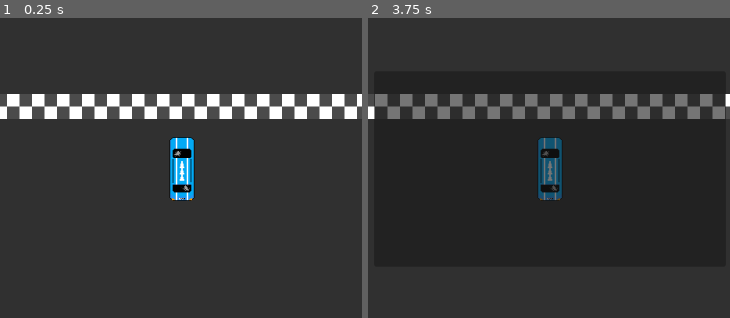
Above: before the commit, frames 1-2 (left to right).
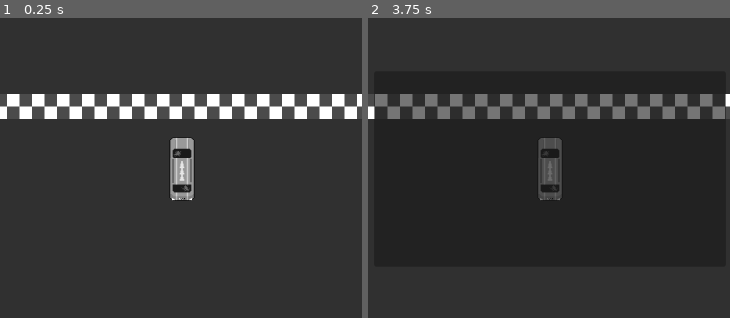
Above: after the commit, the same moments.

Repository: Tab-e-n/web-racing-game
Game: Godot game, scene res://gameplay.tscn
Two runs of this game, one before a commit and one after it. Both use one fixed random seed, a clock stepped at 60 frames per second and the inputs below. This scene is started directly instead of the project's main scene.
Inputs:
- Up to frame 1 (0.25 s): no input
- Up to frame 2 (3.75 s): tap Enter at 0.5, 2, 3.5 s; hold Right (right) 0.53-1.28 s; hold Shift (shift) 0.53-1.28 s; tap Space at 1.25, 2.75 s; hold Down (down) 1.28-2.03 s; tap Tab at 1.35 s; hold Right (right) 2.03-2.78 s; hold Delete 2.03-2.78 s; hold Up (up) 2.78-3.53 s; tap Shift (shift) at 2.85 s; hold Left (left) from 3.53 s (still down); hold Tab from 3.53 s (still down)
The pictures show only the part of the screen within x 20-70%, y 25-75%; the shares and areas given below are measured in that part.

The runs differ from the first frame. In frame 1, 1.3% of the frame differs, in the area x 46-54%, y 39-61%; in frame 2, 1.0%.
Error in both runs: Invalid access to property or key '1' on a base object of type 'Dictionary'. (res://Scripts/camera.gd:27)

Commit message:
Palettes

Diff:
--- a/Objects/racecar.tscn
+++ b/Objects/racecar.tscn
@@ -1,8 +1,15 @@
-[gd_scene load_steps=5 format=3 uid="uid://dq4jcgjndycyl"]
+[gd_scene load_steps=7 format=3 uid="uid://dq4jcgjndycyl"]
 
 [ext_resource type="Script" path="res://Scripts/racecar.gd" id="1_xv4uw"]
-[ext_resource type="Texture2D" uid="uid://bys5jfqcu8v27" path="res://Textures/placeholder_car_2.png" id="2_1ko0k"]
 [ext_resource type="Texture2D" uid="uid://doxnw8vkcqiag" path="res://Textures/debug_vector.png" id="2_4oll1"]
+[ext_resource type="Shader" path="res://Scripts/palette_replacer.gdshader" id="2_ae73i"]
+[ext_resource type="Texture2D" uid="uid://br0nljrw10p7m" path="res://Textures/placeholder_car_3.png" id="2_uy5j3"]
+
+[sub_resource type="ShaderMaterial" id="ShaderMaterial_y4ctw"]
+shader = ExtResource("2_ae73i")
+shader_parameter/active = true
+shader_parameter/palette = null
+shader_parameter/dim = Vector3(1, 1, 1)
 
 [sub_resource type="RectangleShape2D" id="RectangleShape2D_1j6se"]
 size = Vector2(32, 80)
@@ -12,7 +19,8 @@
 script = ExtResource("1_xv4uw")
 
 [node name="placeholder" type="Sprite2D" parent="."]
-texture = ExtResource("2_1ko0k")
+material = SubResource("ShaderMaterial_y4ctw")
+texture = ExtResource("2_uy5j3")
 
 [node name="collision" type="CollisionShape2D" parent="."]
 shape = SubResource("RectangleShape2D_1j6se")
--- a/Scripts/Netcode.gd
+++ b/Scripts/Netcode.gd
@@ -69,6 +69,9 @@
 	vote_options = ["test_scene", "test_scene", "test_scene", "test_scene"]
 	gameplay_active = false
 
+	# TEMPORARY
+	player_info["palette"] = randi_range(0, 3)
+
 func _ready():
 	reset()
 	multiplayer.peer_connected.connect(_on_player_connected)
--- /dev/null
+++ b/Scripts/Palettes.gd
@@ -0,0 +1,98 @@
+@tool
+class_name Palettes
+extends Node
+
+enum {PALETTE_CLASSIC, PALETTE_PINK, PALETTE_ICE, PALETTE_GRAYSCALE}
+
+const PALETTES : Dictionary = {
+	PALETTE_CLASSIC : [
+		Color(0, 0, 0, 1),
+		Color(0.0824, 0.0824, 0.0824, 1),
+		Color(0.4039, 0.4039, 0.4039, 1),
+		Color(0.5451, 0.5451, 0.5451, 1),
+		Color(0.6196, 0.6196, 0.6196, 1),
+		Color(0.1294, 0.5882, 0.9529, 1),
+		Color(0.0118, 0.6627, 0.9569, 1),
+		Color(1, 0.9216, 0.9333, 1),
+		Color(1, 1, 1, 1),
+		Color(1, 1, 1, 1),
+		Color(1, 0.5961, 0, 1)
+	],
+	PALETTE_GRAYSCALE : [
+		Color(0, 0, 0, 1),
+		Color(0.102, 0.102, 0.102, 1),
+		Color(0.2, 0.2, 0.2, 1),
+		Color(0.302, 0.302, 0.302, 1),
+		Color(0.4, 0.4, 0.4, 1),
+		Color(0.502, 0.502, 0.502, 1),
+		Color(0.6, 0.6, 0.6, 1),
+		Color(0.702, 0.702, 0.702, 1),
+		Color(0.8, 0.8, 0.8, 1),
+		Color(0.902, 0.902, 0.902, 1),
+		Color(1, 1, 1, 1)
+	],
+	PALETTE_PINK : [
+		Color(0.1647, 0.0588, 0.1137, 1),
+		Color(0.1647, 0.0588, 0.1137, 1),
+		Color(0.2824, 0.0863, 0.1569, 1),
+		Color(0.4431, 0.1451, 0.2431, 1),
+		Color(0.6039, 0.1922, 0.3059, 1),
+		Color(0.8314, 0.4078, 0.5373, 1),
+		Color(0.9059, 0.502, 0.5608, 1),
+		Color(0.7412, 0.8824, 0.9333, 1),
+		Color(0.8588, 0.9608, 0.949, 1),
+		Color(0.8588, 0.9608, 0.949, 1),
+		Color(0.5529, 0.8745, 0.7176, 1)
+	],
+	PALETTE_ICE : [
+		Color(0, 0.1137, 0.1804, 1),
+		Color(0, 0.1137, 0.1804, 1),
+		Color(0, 0.149, 0.3569, 1),
+		Color(0, 0.2078, 0.4078, 1),
+		Color(0, 0.2745, 0.4431, 1),
+		Color(0.6118, 0.7765, 0.9529, 1),
+		Color(0.7373, 0.851, 0.949, 1),
+		Color(0.1176, 0.1882, 0.3725, 1),
+		Color(0.1529, 0.2745, 0.4118, 1),
+		Color(0.9843, 0.9922, 1, 1),
+		Color(0.9843, 0.9922, 1, 1)
+	],
+}
+
+@export var palette : Array = [
+	Color(0, 0, 0, 1),
+	Color(0.102, 0.102, 0.102, 1),
+	Color(0.2, 0.2, 0.2, 1),
+	Color(0.302, 0.302, 0.302, 1),
+	Color(0.4, 0.4, 0.4, 1),
+	Color(0.502, 0.502, 0.502, 1),
+	Color(0.6, 0.6, 0.6, 1),
+	Color(0.702, 0.702, 0.702, 1),
+	Color(0.8, 0.8, 0.8, 1),
+	Color(0.902, 0.902, 0.902, 1),
+	Color(1, 1, 1, 1)
+]
+
+
+
+@export var change_colors : bool = false
+@export var current_preset : int = PALETTE_CLASSIC
+var previous_change_colors : bool = false
+
+# Called when the node enters the scene tree for the first time.
+func _ready():
+	pass
+
+
+# Called every frame. 'delta' is the elapsed time since the previous frame.
+func _process(delta):
+	if change_colors != previous_change_colors:
+		previous_change_colors = change_colors
+
+		for i in range(palette.size()):
+			print("Color", palette[i], ",")
+
+		if current_preset >= 0:
+			$PlaceholderCar3.material.set_shader_parameter("palette", PALETTES[current_preset])
+		else:
+			$PlaceholderCar3.material.set_shader_parameter("palette", palette)
--- a/Scripts/Palletes.gd
+++ /dev/null
@@ -1,65 +0,0 @@
-@tool
-class_name Palletes
-extends Node
-
-enum {PALLETE_CLASSIC, PALLETE_GRAYSCALE}
-
-const PALLETES : Dictionary = {
-	PALLETE_CLASSIC : [
-		Color(0, 0, 0, 1),
-		Color(0.0824, 0.0824, 0.0824, 1),
-		Color(0.4039, 0.4039, 0.4039, 1),
-		Color(0.5451, 0.5451, 0.5451, 1),
-		Color(0.6196, 0.6196, 0.6196, 1),
-		Color(0.0118, 0.6627, 0.9569, 1),
-		Color(0.1294, 0.5882, 0.9529, 1),
-		Color(1, 1, 1, 1),
-		Color(1, 0.9216, 0.9333, 1),
-		Color(1, 1, 1, 1),
-		Color(1, 0.5961, 0, 1)
-	],
-	PALLETE_GRAYSCALE : [
-		Color(0, 0, 0, 1),
-		Color(0.102, 0.102, 0.102, 1),
-		Color(0.2, 0.2, 0.2, 1),
-		Color(0.302, 0.302, 0.302, 1),
-		Color(0.4, 0.4, 0.4, 1),
-		Color(0.502, 0.502, 0.502, 1),
-		Color(0.6, 0.6, 0.6, 1),
-		Color(0.702, 0.702, 0.702, 1),
-		Color(0.8, 0.8, 0.8, 1),
-		Color(0.902, 0.902, 0.902, 1),
-		Color(1, 1, 1, 1)
-	],
-}
-
-@export var pallete : Array = [
-	Color(1, 1, 1),
-	Color(1, 1, 1),
-	Color(1, 1, 1),
-	Color(1, 1, 1),
-	Color(1, 1, 1),
-	Color(1, 1, 1),
-	Color(1, 1, 1),
-	Color(1, 1, 1),
-	Color(1, 1, 1),
-	Color(1, 1, 1),
-	Color(1, 1, 1)
-]
-
-
-
-@export var change_colors : bool = false
-var previous_change_colors : bool = false
-
-# Called when the node enters the scene tree for the first time.
-func _ready():
-	pass # Replace with function body.
-
-
-# Called every frame. 'delta' is the elapsed time since the previous frame.
-func _process(delta):
-	if change_colors != previous_change_colors:
-		for i in range(pallete.size()):
-			print("Color", pallete[i], ",")
-		previous_change_colors = change_colors
--- a/Scripts/camera.gd
+++ b/Scripts/camera.gd
@@ -118,7 +118,7 @@
 
 
 func choose_button_pressed(map):
-	Net.current_track_name = map
+	Net.change_map.rpc(map)
 
 
 func delete_player_from_player_list(peer_id):
--- a/Scripts/opponent_visualizer.gd
+++ b/Scripts/opponent_visualizer.gd
@@ -22,7 +22,14 @@
 			var new_op : Sprite2D = Sprite2D.new()
 			new_op.texture = preload("res://Textures/placeholder_car_2.png")
 			new_op.name = String.num(i)
-			new_op.self_modulate = Color.DARK_GRAY
+
+			new_op.material = ShaderMaterial.new()
+			new_op.material.shader = preload("res://Scripts/palette_replacer.gdshader")
+			var palette = Palettes.PALETTES[Net.players[i]["palette"]].duplicate()
+			new_op.material.set_shader_parameter("dim", Color.DARK_GRAY)
+			new_op.material.set_shader_parameter("palette", palette)
+			new_op.material.set_shader_parameter("active", true)
+
 			add_child(new_op)
 
 			var op_name : Label = Label.new()
@@ -54,8 +61,8 @@
 		op.rotation = car_data["rotation"]
 		op.position = car_data["position"]
 		if car_data["sliding"]:
-			op.self_modulate = Color.DARK_GRAY * Color(0.5, 0.5, 0.5)
+			op.material.set_shader_parameter("dim", Color.DARK_GRAY * Color(0.5, 0.5, 0.5))
 		else:
-			op.self_modulate = Color.DARK_GRAY
+			op.material.set_shader_parameter("dim", Color.DARK_GRAY * Color(1, 1, 1))
 
 		op.get_node("name").rotation = -op.rotation
--- /dev/null
+++ b/Scripts/palette_replacer.gdshader
@@ -0,0 +1,29 @@
+shader_type canvas_item;
+
+uniform bool active;
+uniform vec3[11] palette;
+uniform vec3 dim = vec3(1, 1, 1);
+const float[11] replace = {
+	0.0,
+	0.10196078431373,
+	0.2,
+	0.30196078431373,
+	0.4,
+	0.50196078431373,
+	0.6,
+	0.70196078431373,
+	0.8,
+	0.90196078431373,
+	1.0
+};
+
+void fragment() {
+	if(active){
+		for(int i = 0; i<11; i++){
+			if(COLOR.rgb == vec3(replace[i], replace[i], replace[i])){
+				COLOR.rgb = palette[i] * dim;
+				break;
+			}
+		}
+	}
+}
--- a/Scripts/pallete_replacer.gdshader
+++ /dev/null
@@ -1,27 +0,0 @@
-shader_type canvas_item;
-
-uniform bool active;
-uniform vec3[11] pallete;
-const vec3[11] replacing = {
-	vec3(0, 0, 0),
-	vec3(0.102, 0.102, 0.102),
-	vec3(0.2, 0.2, 0.2),
-	vec3(0.302, 0.302, 0.302),
-	vec3(0.4, 0.4, 0.4),
-	vec3(0.502, 0.502, 0.502),
-	vec3(0.6, 0.6, 0.6),
-	vec3(0.702, 0.702, 0.702),
-	vec3(0.8, 0.8, 0.8),
-	vec3(0.902, 0.902, 0.902),
-	vec3(1, 1, 1)
-};
-
-void fragment() {
-	if(active){
-		for(int i = 0; i<11; i++){
-			if(COLOR.rgb == replacing[i]){
-				COLOR.rgb = pallete[i];
-			}
-		}
-	}
-}
--- a/Scripts/racecar.gd
+++ b/Scripts/racecar.gd
@@ -54,6 +54,8 @@
 		_on_race_started()
 	motion_mode = MOTION_MODE_FLOATING
 
+	$placeholder.material.set_shader_parameter("palette", Palettes.PALETTES[Net.player_info["palette"]])
+
 
 func reset():
 	is_taking_inputs = false
@@ -167,9 +169,9 @@
 	$Label.text = String.num(gear) + "\n" + String.num(round(curr_speed))
 
 	if state_sliding or oil_covered:
-		$placeholder.modulate = Color(0.5, 0.5, 0.5)
-	else:
-		$placeholder.modulate = Color(1, 1, 1)
+		$placeholder.material.set_shader_parameter("dim", Vector3(0.5, 0.5, 0.5))
+	else:
+		$placeholder.material.set_shader_parameter("dim", Vector3(1, 1, 1))
 
 	$Label.visible = Global.debug_mode
 	$normal_rot.visible = Global.debug_mode
--- a/pallete_test_scene.tscn
+++ b/pallete_test_scene.tscn
@@ -1,18 +1,20 @@
 [gd_scene load_steps=5 format=3 uid="uid://cpourwq7eu8p0"]
 
-[ext_resource type="Script" path="res://Scripts/Palletes.gd" id="1_pp87p"]
+[ext_resource type="Script" path="res://Scripts/Palettes.gd" id="1_pp87p"]
 [ext_resource type="Texture2D" uid="uid://br0nljrw10p7m" path="res://Textures/placeholder_car_3.png" id="2_7ti1i"]
-[ext_resource type="Shader" path="res://Scripts/pallete_replacer.gdshader" id="2_hsw6f"]
+[ext_resource type="Shader" path="res://Scripts/palette_replacer.gdshader" id="2_hsw6f"]
 
 [sub_resource type="ShaderMaterial" id="ShaderMaterial_piv7g"]
 shader = ExtResource("2_hsw6f")
 shader_parameter/active = true
-shader_parameter/pallete = PackedVector3Array()
+shader_parameter/palette = [Color(0, 0, 0, 1), Color(0.102, 0.102, 0.102, 1), Color(0.2, 0.2, 0.2, 1), Color(0.302, 0.302, 0.302, 1), Color(0.4, 0.4, 0.4, 1), Color(0.502, 0.502, 0.502, 1), Color(0.6, 0.6, 0.6, 1), Color(0.702, 0.702, 0.702, 1), Color(0.8, 0.8, 0.8, 1), Color(0.902, 0.902, 0.902, 1), Color(1, 1, 1, 1)]
+shader_parameter/dim = Vector3(1, 1, 1)
 
 [node name="PalleteTestScene" type="Node"]
 script = ExtResource("1_pp87p")
-pallete = [Color(0, 0, 0, 1), Color(0.101961, 0.101961, 0.101961, 1), Color(0.2, 0.2, 0.2, 1), Color(0.301961, 0.301961, 0.301961, 1), Color(0.4, 0.4, 0.4, 1), Color(0.501961, 0.501961, 0.501961, 1), Color(0.6, 0.6, 0.6, 1), Color(0.701961, 0.701961, 0.701961, 1), Color(0.8, 0.8, 0.8, 1), Color(0.901961, 0.901961, 0.901961, 1), Color(1, 1, 1, 1)]
+palette = [Color(0, 0.113725, 0.180392, 1), Color(0, 0.113725, 0.180392, 1), Color(0, 0.14902, 0.356863, 1), Color(0, 0.207843, 0.407843, 1), Color(0, 0.27451, 0.443137, 1), Color(0.611765, 0.776471, 0.952941, 1), Color(0.737255, 0.85098, 0.94902, 1), Color(0.117647, 0.188235, 0.372549, 1), Color(0.152941, 0.27451, 0.411765, 1), Color(0.984314, 0.992157, 1, 1), Color(0.984314, 0.992157, 1, 1)]
 change_colors = true
+current_preset = 3
 
 [node name="PlaceholderCar3" type="Sprite2D" parent="."]
 material = SubResource("ShaderMaterial_piv7g")
Binary file changed: Textures/placeholder_car_3.png
